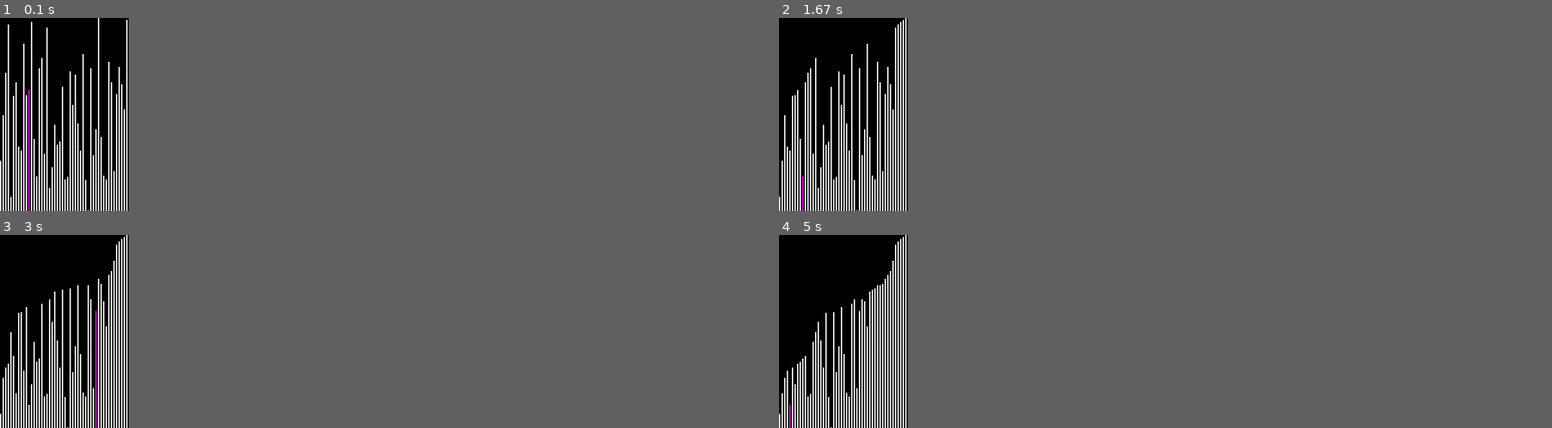
Above: before the commit, frames 1-4 (two rows, left to right).
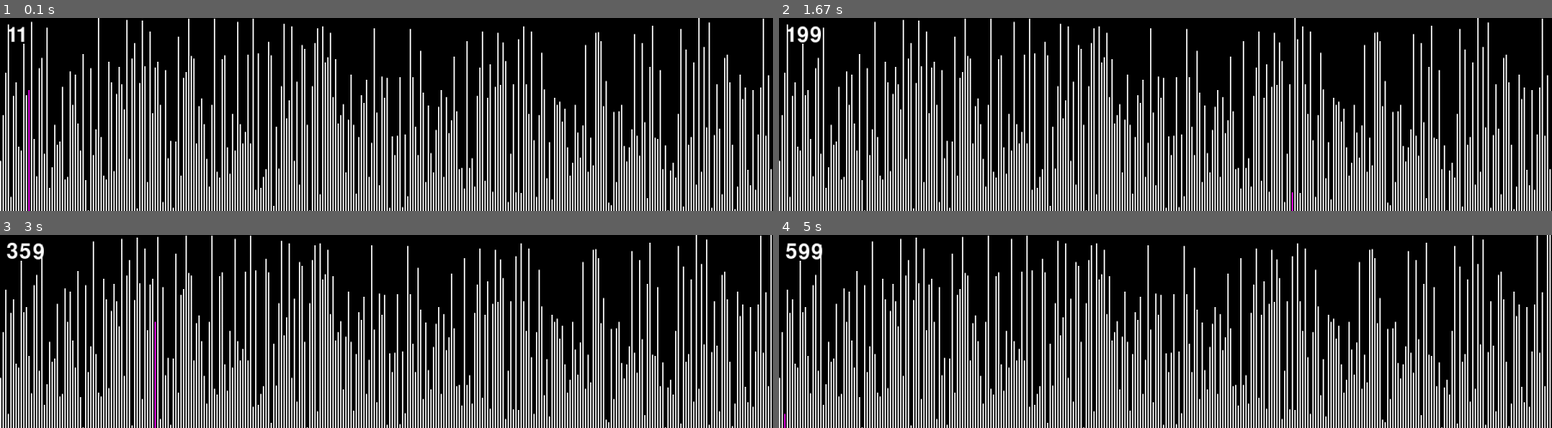
Above: after the commit, the same moments.

Repository: panickery/firstRepo
Game: pygame game, started from python/pygame/sixthgame.py
The game is run twice, just before and just after one commit, with the same random seed, the same clock (stepped at 60 frames per second) and the same inputs.
Inputs:
- Up to frame 1 (0.1 s): no input
- Up to frame 2 (1.67 s): no input
- Up to frame 3 (3 s): no input
- Up to frame 4 (5 s): no input
In our replay, the window is 150x225 before the commit and 900x225 after it. These sizes can differ from the game's own. Grey fills any space a smaller window leaves; there, only what the larger window draws over its background counts as a difference.

The runs differ from the first frame. In frame 1, 28% of the frame differs, in the area x 1-100%, y 0-100%; in frame 2, 31%; in frame 3, 31%; in frame 4, 32%, in the area x 0-100%, y 0-100%.

Commit message:
1. counting character add

Diff:
--- a/python/pygame/sixthgame.py
+++ b/python/pygame/sixthgame.py
@@ -1,9 +1,10 @@
 import pygame
 import random
+import time
 
 # bubble Sort
 
-arr_cnt = 50
+arr_cnt = 300
 screen_width = arr_cnt * 4
 screen_height = 300
 
@@ -14,7 +15,7 @@
 BLACK = ( 0,0,0)
 PURPLE = (255, 0, 255)
 WHITE = (255, 255, 255)
-
+font = None
 run = True
 
 def sort(arr) :
@@ -65,12 +66,14 @@
         screen.fill(pygame.color.Color(0, gb[0], gb[1]))
         arr = sortSelected(arr, selected)
         drawArr(arr, selected)
+        text = font.render(str(count), True, WHITE)
+        screen.blit(text, (10, 10))
         pygame.display.flip()
         clock.tick(500)
         selected += 1
         selected %= len(arr) - stage - 1
         count += 1
-        count %= (arr_cnt-1)*(arr_cnt-1 - stage)
+        count %= (arr_cnt-1)*(arr_cnt-1)
 
         if selected == 0 :
             stage += 1
@@ -80,4 +83,11 @@
 if __name__ == '__main__' :
     pygame.init()
     pygame.display.set_caption("Hello, pygame!")
+
+    sysfont = pygame.font.get_default_font()
+    print('system font :', sysfont)
+
+    t0 = time.time()
+    font = pygame.font.SysFont(None, 48)
+    print('time needed for Font creation :', time.time()-t0)
     runGame()
